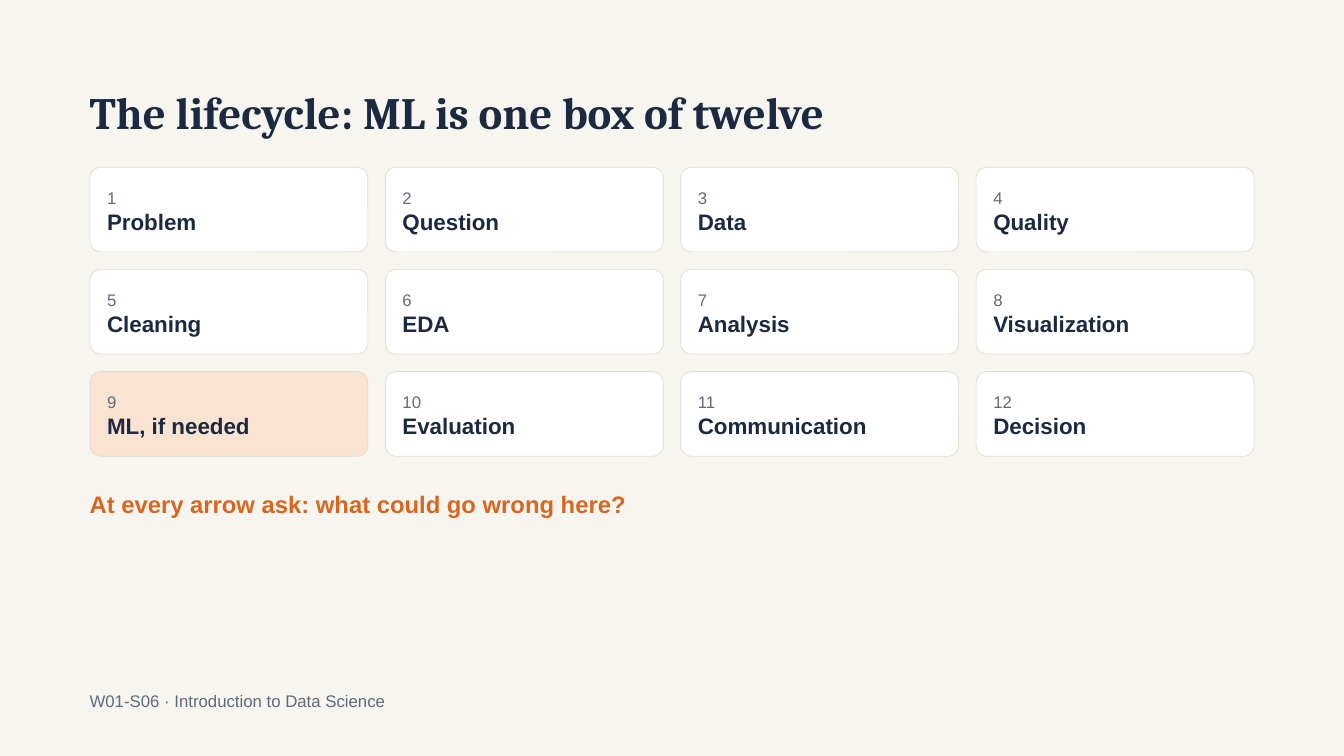
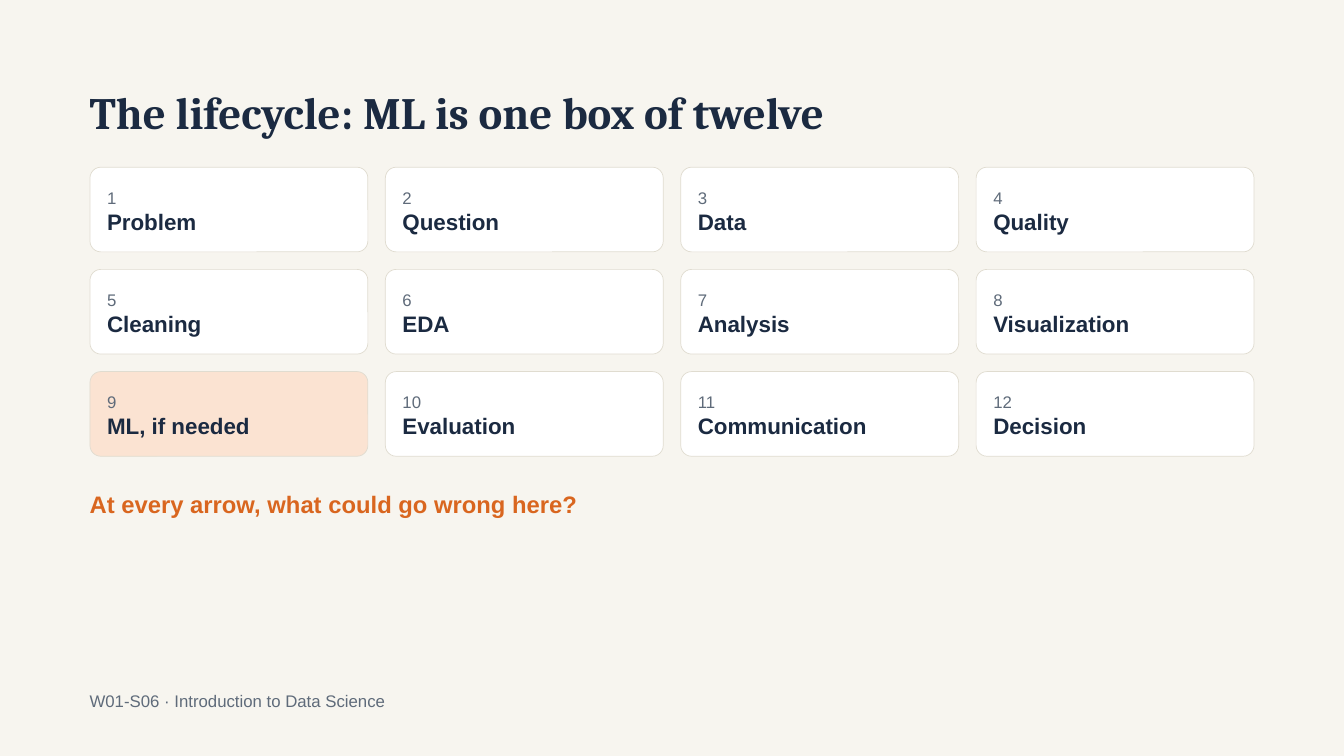
Before and after one commit to a6dulrauf/introduction-to-data-science-fall26, a slide deck: slide 6 of week 1/Intro to Data Science — Week 1 What Is Data Science.pptx. Drawn at 1344x756 pixels with LibreOffice and Linux fonts; fonts in the diff are those of the drawing. Boxes give left, top, right and bottom in pixels: in the first picture for what was removed or moved away, otherwise in the second. Text is boxed around its words. In the diff, an @@ line names an element or a change of style, - is before the commit and + after.

Commit message:
updating week 1 slides

```diff
--- a/week 1/Intro to Data Science — Week 1 What Is Data Science.pptx
+++ b/week 1/Intro to Data Science — Week 1 What Is Data Science.pptx
@@ text at (x1=90, y1=495, x2=577, y2=518): text changed @@
-At every arrow ask: what could go wrong here?
+At every arrow, what could go wrong here?
```
